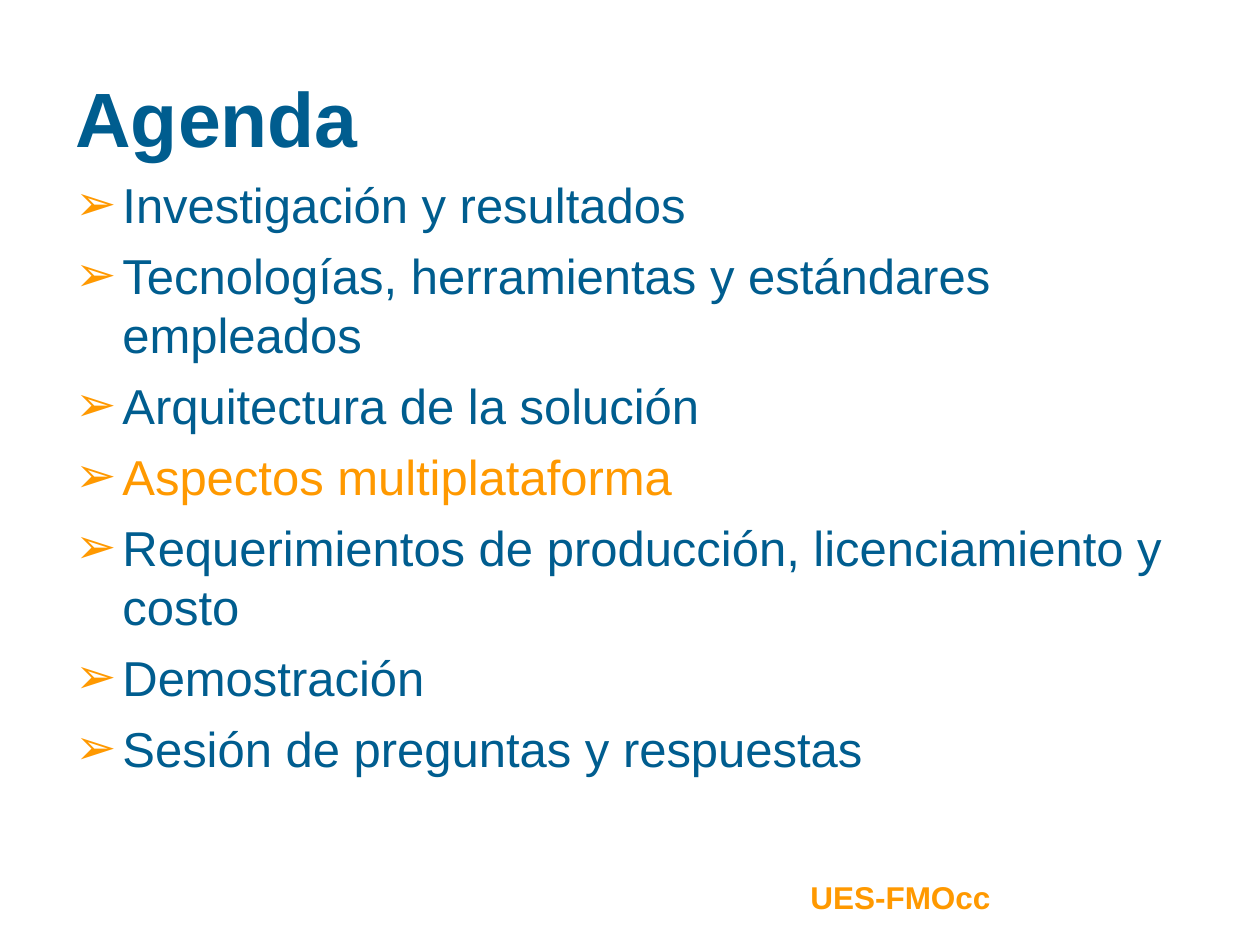
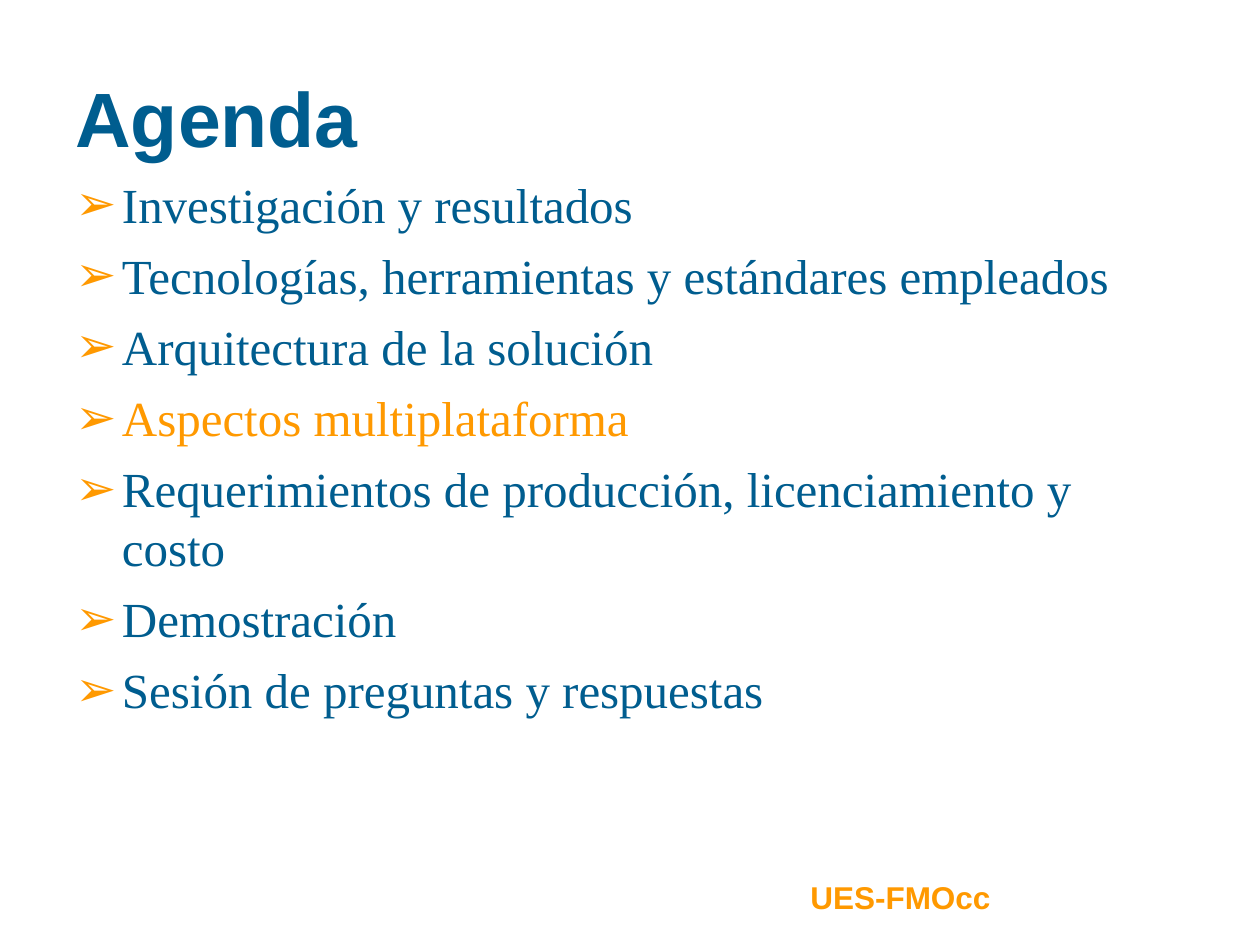
Before and after one commit to ramayac/jhard, a slide deck: slide 31 of presentaciones/segunda defensa/jhard-plantilla.ppt (slide 17 before the commit). Drawn at 1260x945 pixels with LibreOffice and Linux fonts; fonts in the diff are those of the drawing; background and template pictures are left out. Boxes give left, top, right and bottom in pixels: in the first picture for what was removed or moved away, otherwise in the second. Text is boxed around its words. In the diff, an @@ line names an element or a change of style, - is before the commit and + after.

```diff
--- a/presentaciones/segunda defensa/jhard-plantilla.ppt
+++ b/presentaciones/segunda defensa/jhard-plantilla.ppt
@@ text "Investigación y resultados" at <box>122,189,1109,718</box>: font Arial to Times New Roman @@
```
Also in this commit, not shown: 19 other slides changed, 16 slides added.
